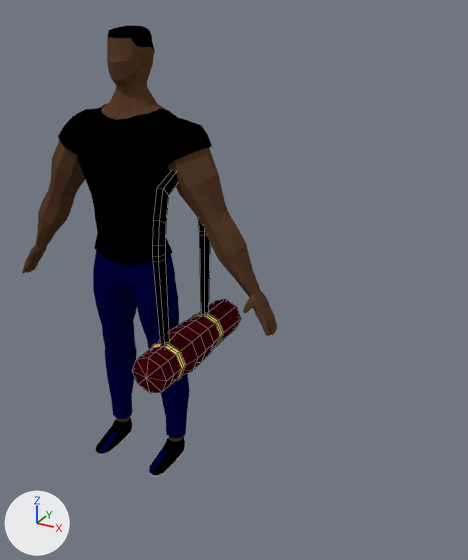
What one commit did to the Blender file Documentacao/Personagens/Pedro Cardoso/marombado.blend.
Camera for both pictures: a camera (50 mm lens) standing at (1.49, -1.92, 1.85) and looking at (0.4, 0.06, 0.86). The lights are fixed; the arrows at lower left show +X, +Y and +Z. Mesh edges are drawn as thin lines on the coarser meshes.

Objects in the first picture: 'Bolsa', 'Corpo'.
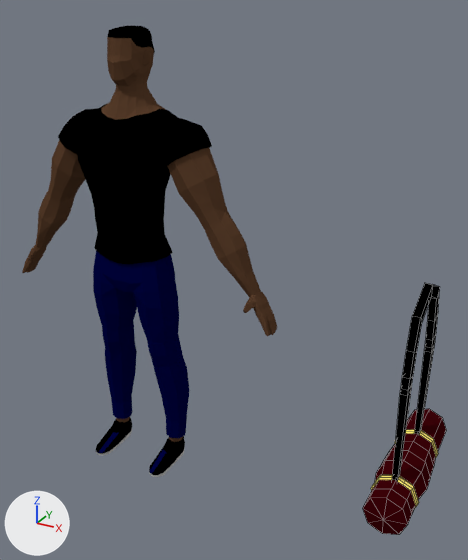
What differs and where, as boxes [x1, y1, x2, y2] in the pictures (468 x 560 px):
'Bolsa', moved: before [132, 171, 241, 393]; after [363, 283, 446, 535]

Diff of the bpy script that builds the scene:
```diff
--- a/Documentacao/Personagens/Pedro Cardoso/marombado.blend.py
+++ b/Documentacao/Personagens/Pedro Cardoso/marombado.blend.py
@@ me_cylinder_005 @@
 me_cylinder_005.from_pydata(...)  # 202 vertices, 174 faces; spans x -0.37..0.38, y -1.11..1.42, z -0.87..2.56
 # used by ob_bolsa; location = (0.241, -0.04, 0.7); scale = (0.239, 0.239, 0.239)
+# me_cylinder_005 part 1: the whole mesh is moved by (4.75, 0.03, -2.3)
 me_cylinder_005.materials.append(mat_material_001)
@@ ob_bolsa @@
 ob_bolsa = bpy.data.objects.new('Bolsa', me_cylinder_005)
-ob_bolsa.location = (0.241, -0.04, 0.7)
+ob_bolsa.location = (0.0, -0.006, 0.962)
 ob_bolsa.scale = (0.239, 0.239, 0.239)
```
